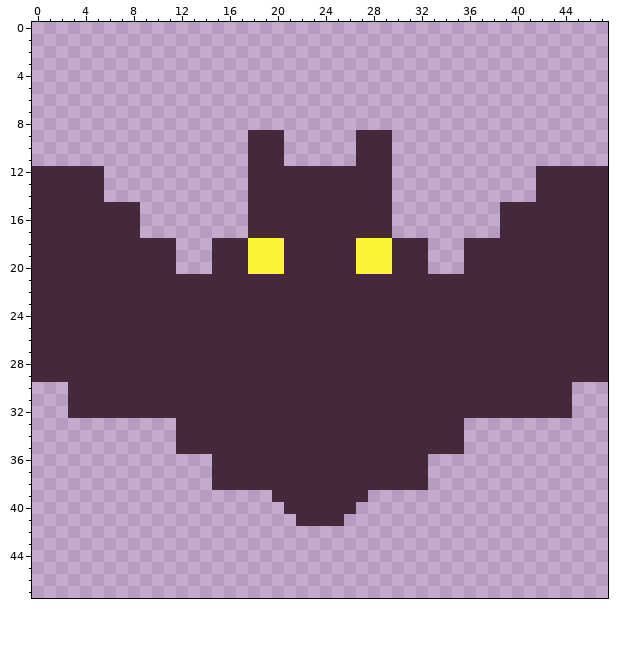
Edited in one commit: pixel-art file (Battle/assets/battle/enemies/bat.ase). The first picture shows the starting point.
48x48 pixels, 1 frame.
After:
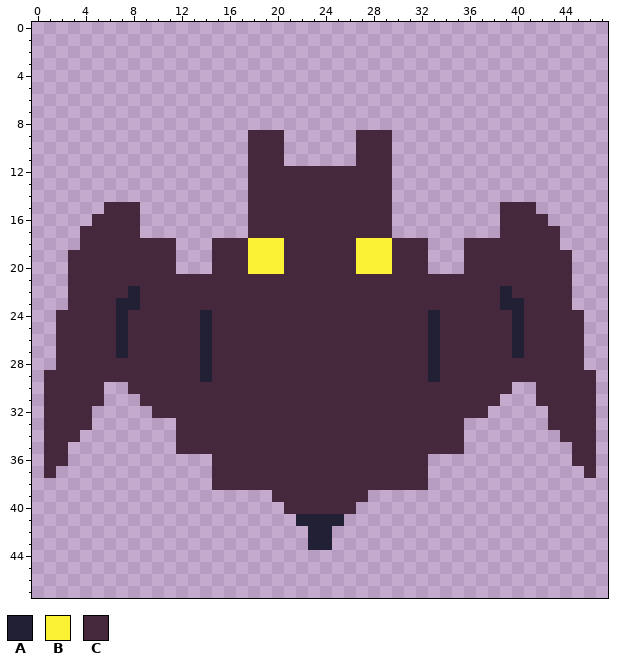
Palette (. is transparent): A #222034  B #fbf236  C #45283c
Change:
@@ x 0..47 @@
 11 ..................CCC......CCC..................
-12 CCCCCC............CCCCCCCCCCCC............CCCCCC
-13 CCCCCC............CCCCCCCCCCCC............CCCCCC
-14 CCCCCC............CCCCCCCCCCCC............CCCCCC
-15 CCCCCCCCC.........CCCCCCCCCCCC.........CCCCCCCCC
-16 CCCCCCCCC.........CCCCCCCCCCCC.........CCCCCCCCC
-17 CCCCCCCCC.........CCCCCCCCCCCC.........CCCCCCCCC
-18 CCCCCCCCCCCC...CCCBBBCCCCCCBBBCCC...CCCCCCCCCCCC
-19 CCCCCCCCCCCC...CCCBBBCCCCCCBBBCCC...CCCCCCCCCCCC
-20 CCCCCCCCCCCC...CCCBBBCCCCCCBBBCCC...CCCCCCCCCCCC
-21 CCCCCCCCCCCCCCCCCCCCCCCCCCCCCCCCCCCCCCCCCCCCCCCC
-22 CCCCCCCCCCCCCCCCCCCCCCCCCCCCCCCCCCCCCCCCCCCCCCCC
-23 CCCCCCCCCCCCCCCCCCCCCCCCCCCCCCCCCCCCCCCCCCCCCCCC
-24 CCCCCCCCCCCCCCCCCCCCCCCCCCCCCCCCCCCCCCCCCCCCCCCC
-25 CCCCCCCCCCCCCCCCCCCCCCCCCCCCCCCCCCCCCCCCCCCCCCCC
-26 CCCCCCCCCCCCCCCCCCCCCCCCCCCCCCCCCCCCCCCCCCCCCCCC
-27 CCCCCCCCCCCCCCCCCCCCCCCCCCCCCCCCCCCCCCCCCCCCCCCC
-28 CCCCCCCCCCCCCCCCCCCCCCCCCCCCCCCCCCCCCCCCCCCCCCCC
-29 CCCCCCCCCCCCCCCCCCCCCCCCCCCCCCCCCCCCCCCCCCCCCCCC
-30 ...CCCCCCCCCCCCCCCCCCCCCCCCCCCCCCCCCCCCCCCCCC...
-31 ...CCCCCCCCCCCCCCCCCCCCCCCCCCCCCCCCCCCCCCCCCC...
-32 ...CCCCCCCCCCCCCCCCCCCCCCCCCCCCCCCCCCCCCCCCCC...
-33 ............CCCCCCCCCCCCCCCCCCCCCCCC............
-34 ............CCCCCCCCCCCCCCCCCCCCCCCC............
-35 ............CCCCCCCCCCCCCCCCCCCCCCCC............
-36 ...............CCCCCCCCCCCCCCCCCC...............
-37 ...............CCCCCCCCCCCCCCCCCC...............
+12 ..................CCCCCCCCCCCC..................
+13 ..................CCCCCCCCCCCC..................
+14 ..................CCCCCCCCCCCC..................
+15 ......CCC.........CCCCCCCCCCCC.........CCC......
+16 .....CCCC.........CCCCCCCCCCCC.........CCCC.....
+17 ....CCCCC.........CCCCCCCCCCCC.........CCCCC....
+18 ....CCCCCCCC...CCCBBBCCCCCCBBBCCC...CCCCCCCC....
+19 ...CCCCCCCCC...CCCBBBCCCCCCBBBCCC...CCCCCCCCC...
+20 ...CCCCCCCCC...CCCBBBCCCCCCBBBCCC...CCCCCCCCC...
+21 ...CCCCCCCCCCCCCCCCCCCCCCCCCCCCCCCCCCCCCCCCCC...
+22 ...CCCCCACCCCCCCCCCCCCCCCCCCCCCCCCCCCCCACCCCC...
+23 ...CCCCAACCCCCCCCCCCCCCCCCCCCCCCCCCCCCCAACCCC...
+24 ..CCCCCACCCCCCACCCCCCCCCCCCCCCCCCACCCCCCACCCCC..
+25 ..CCCCCACCCCCCACCCCCCCCCCCCCCCCCCACCCCCCACCCCC..
+26 ..CCCCCACCCCCCACCCCCCCCCCCCCCCCCCACCCCCCACCCCC..
+27 ..CCCCCACCCCCCACCCCCCCCCCCCCCCCCCACCCCCCACCCCC..
+28 ..CCCCCCCCCCCCACCCCCCCCCCCCCCCCCCACCCCCCCCCCCC..
+29 .CCCCCCCCCCCCCACCCCCCCCCCCCCCCCCCACCCCCCCCCCCCC.
+30 .CCCCC..CCCCCCCCCCCCCCCCCCCCCCCCCCCCCCCC..CCCCC.
+31 .CCCCC...CCCCCCCCCCCCCCCCCCCCCCCCCCCCCC...CCCCC.
+32 .CCCC.....CCCCCCCCCCCCCCCCCCCCCCCCCCCC.....CCCC.
+33 .CCCC.......CCCCCCCCCCCCCCCCCCCCCCCC.......CCCC.
+34 .CCC........CCCCCCCCCCCCCCCCCCCCCCCC........CCC.
+35 .CC.........CCCCCCCCCCCCCCCCCCCCCCCC.........CC.
+36 .CC............CCCCCCCCCCCCCCCCCC............CC.
+37 .C.............CCCCCCCCCCCCCCCCCC.............C.
 38 ...............CCCCCCCCCCCCCCCCCC...............
@@ x 20..27 @@
 40 .CCCCCC.
-41 ..CCCC..
-42 ........
-43 ........
+41 ..AAAA..
+42 ...AA...
+43 ...AA...
 44 ........
